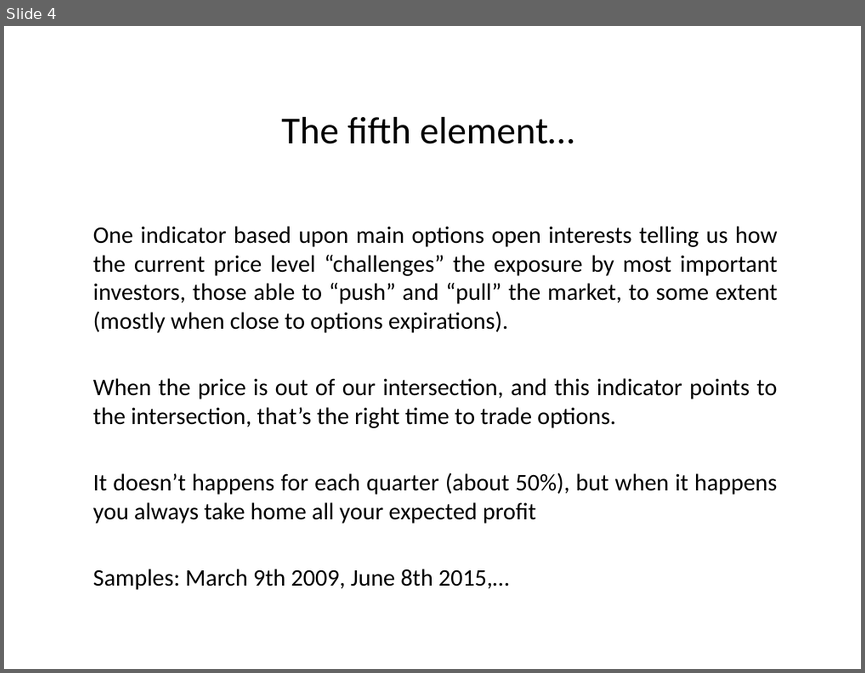
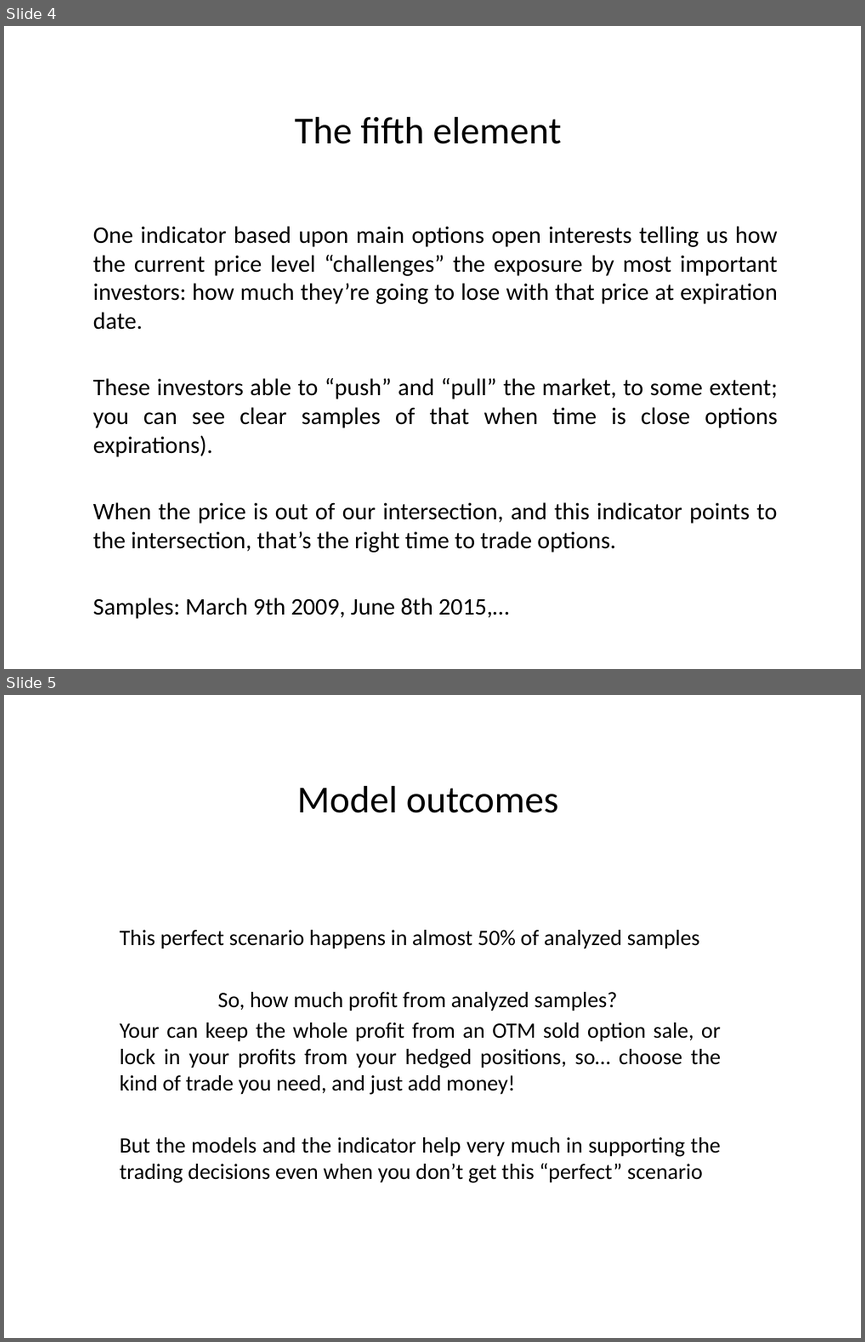
Before and after one commit to marcolunardi/metis, a slide deck: kojak_work/Metis Kojak.pptx. Shown one above the other, each under a label of ours: slide 4 before the commit, slides 4 and 5 after it. The pictures are 865x673 and 865x1342 pixels, drawn with LibreOffice and Linux fonts; fonts in the diff are those of the drawing. Boxes give left, top, right and bottom in pixels: in the first picture for what was removed or moved away, otherwise in the second. Text is boxed around its words. In the diff, an @@ line names an element or a change of style, - is before the commit and + after.

```diff
--- a/kojak_work/Metis Kojak.pptx
+++ b/kojak_work/Metis Kojak.pptx
@@ slide 5 added at <box>4,695,861,1338</box>, background #FFFFFF @@
@@ title added at <box>297,786,558,813</box>, 32 pt, text #000000 @@
+Model outcomes
@@ text added at <box>120,930,721,1183</box>, 18.5 pt, text #000000 @@
+This perfect scenario happens in almost 50% of analyzed samples
+So, how much profit from analyzed samples?
+Your can keep the whole profit from an OTM sold option sale, or lock in your profits from your hedged positions, so… choose the kind of trade you need, and just add money!
+But the models and the indicator help very much in supporting the trading decisions even when you don’t get this “perfect” scenario
@@ slide 4 changed as well @@
@@ title at <box>295,117,562,144</box>: text changed @@
-The fifth element…
+The fifth element
@@ text at <box>93,226,778,457</box>: text changed @@
-One indicator based upon main options open interests telling us how the current price level “challenges” the exposure by most important investors, those able to “push” and “pull” the market, to some extent (mostly when close to options expirations).
+One indicator based upon main options open interests telling us how the current price level “challenges” the exposure by most important investors: how much they’re going to lose with that price at expiration date.
+These investors able to “push” and “pull” the market, to some extent; you can see clear samples of that when time is close options expirations).
@@ text at <box>93,472,777,523</box>: paragraph removed @@
-It doesn’t happens for each quarter (about 50%), but when it happens you always take home all your expected profit
```
Also in this commit, not shown: 4 other slides changed.
